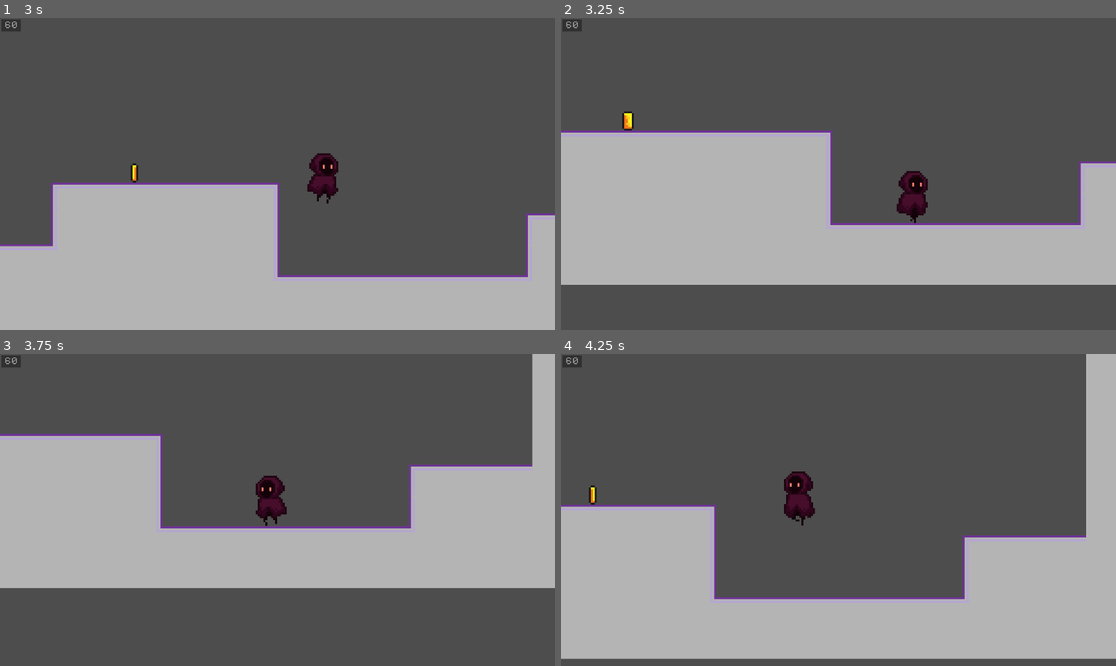
Above: before the commit, frames 1-4 (two rows, left to right).
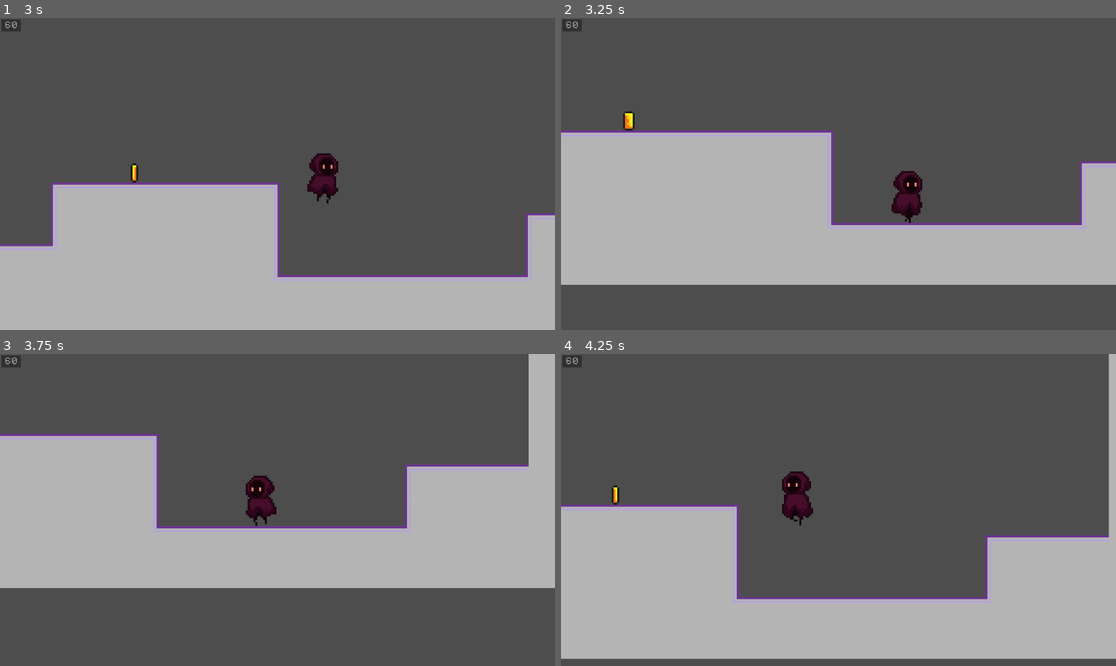
Above: after the commit, the same moments.

Repository: SuperDuperOrganisationsname/gmtk2024
Game: Godot game, scene res://scenes/game.tscn
Two runs of this game, one before a commit and one after it. Both use one fixed random seed, a clock stepped at 60 frames per second and the inputs below.
Inputs:
- Up to frame 1 (3 s): hold D (move_right) 0.53-1.28 s; hold H (shrink) 0.53-1.28 s; tap Space (jump) at 0.77, 1.52 s; tap L (strech) at 0.8, 1.35 s; hold A (move_left) 1.28-2.03 s; tap / (swap_stretch_mode, bound only before the commit) at 1.55, 2.1 s; hold D (move_right) from 2.03 s (still down); tap R (toggle_stretch_item, bound only before the commit) at 2.3, 2.85 s
- Up to frame 2 (3.25 s): keep holding D (move_right); tap Space (jump) at 3.02 s; tap U (undo_stretch, bound only before the commit) at 3.05 s
- Up to frame 3 (3.75 s): release D (move_right) at 3.53 s; hold A (move_left) from 3.53 s (still down); hold H (shrink) from 3.53 s (still down); tap U (undo_stretch, bound only before the commit) at 3.6 s
- Up to frame 4 (4.25 s): keep holding A (move_left); keep holding H (shrink); tap Space (jump) at 3.77 s

Frame 1 is identical in both runs. In frame 2, 0.9% of the frame differs, in the area x 11-95%, y 29-68%; in frame 3, 1.6%; in frame 4, 5.3%, in the area x 5-99%, y 0-80%.

Commit message:
documented scaling + rename stretching into scaling

Diff:
--- a/project.godot
+++ b/project.godot
@@ -52,17 +52,17 @@
 "events": [Object(InputEventKey,"resource_local_to_scene":false,"resource_name":"","device":-1,"window_id":0,"alt_press …(192 unchanged characters)…
 ]
 }
-swap_stretch_mode={
+swap_scale_mode={
 "deadzone": 0.5,
 "events": [Object(InputEventKey,"resource_local_to_scene":false,"resource_name":"","device":-1,"window_id":0,"alt_press …(191 unchanged characters)…
 ]
 }
-undo_stretch={
+undo_scale={
 "deadzone": 0.5,
 "events": [Object(InputEventKey,"resource_local_to_scene":false,"resource_name":"","device":-1,"window_id":0,"alt_press …(192 unchanged characters)…
 ]
 }
-toggle_stretch_item={
+toggle_scale_item={
 "deadzone": 0.5,
 "events": [Object(InputEventKey,"resource_local_to_scene":false,"resource_name":"","device":-1,"window_id":0,"alt_press …(192 unchanged characters)…
 ]
--- a/scenes/game.tscn
+++ b/scenes/game.tscn
@@ -3,7 +3,7 @@
 [ext_resource type="PackedScene" uid="uid://cgyokykjdnk07" path="res://scenes/ui.tscn" id="1_88vku"]
 [ext_resource type="PackedScene" uid="uid://6j8yqwaj8xar" path="res://scenes/player.tscn" id="1_voq50"]
 [ext_resource type="Texture2D" uid="uid://bepq6xr6mulqc" path="res://assets/sprites/mini_tile_sketch.png" id="3_n7hft"]
-[ext_resource type="PackedScene" uid="uid://b5gm1h3t1vcbt" path="res://scenes/stretchy_tilemap.tscn" id="3_yt2vt"]
+[ext_resource type="PackedScene" uid="uid://b5gm1h3t1vcbt" path="res://scenes/scaling_tilemap.tscn" id="3_yt2vt"]
 [ext_resource type="Texture2D" uid="uid://cq0a74krvu0tn" path="res://assets/sprites/coin.png" id="5_nmd61"]
 [ext_resource type="PackedScene" uid="uid://b2irioi3olfnc" path="res://scenes/enemies/enemy.tscn" id="6_20o2s"]
 
@@ -143,10 +143,10 @@
 autoplay = "default"
 frame_progress = 0.30893
 
-[node name="StretchyTilemap" parent="." node_paths=PackedStringArray("main_tilemap", "stretch_center", "player_pos") instance=ExtResource("3_yt2vt")]
+[node name="ScalingTilemap" parent="." node_paths=PackedStringArray("main_tilemap", "scale_center", "player") instance=ExtResource("3_yt2vt")]
 main_tilemap = NodePath("../TileMap")
-stretch_center = NodePath("../IntervalCenter")
-player_pos = NodePath("../Player")
+scale_center = NodePath("../IntervalCenter")
+player = NodePath("../Player")
 
 [node name="Enemy" parent="." instance=ExtResource("6_20o2s")]
 position = Vector2(-157, 44)
--- a/scenes/stretchy_tilemap.tscn
+++ b/scenes/scaling_tilemap.tscn
@@ -1,8 +1,8 @@
 [gd_scene load_steps=2 format=3 uid="uid://b5gm1h3t1vcbt"]
 
-[ext_resource type="Script" path="res://scripts/stretchy_tilemap.gd" id="1_5trgv"]
+[ext_resource type="Script" path="res://scripts/scaling_tilemap.gd" id="1_5trgv"]
 
-[node name="StretchyTilemap" type="Node2D"]
+[node name="ScalingTilemap" type="Node2D"]
 script = ExtResource("1_5trgv")
 
 [node name="LeftTileMap" type="TileMapLayer" parent="."]
--- /dev/null
+++ b/scripts/scaling_tilemap.gd
@@ -0,0 +1,313 @@
+extends Node2D
+
+# ---------- Export-Variables ---------- #
+
+# The TileMap: will be copied and disabled
+@export var main_tilemap: TileMapLayer
+
+# Intervals are scaled around this object(-position)
+@export var scale_center: Node2D
+
+# The player character
+@export var player: CharacterBody2D
+
+
+# ------------ Child-Nodes ------------- #
+
+# Tilemap left of the stretching
+@onready var left_tilemap: TileMapLayer = $LeftTileMap
+
+# Tilemap right of the stretching
+@onready var right_tilemap: TileMapLayer = $RightTileMap
+
+# The stretched tilemap: if no stretch is applied, this is the main one
+@onready var middle_tilemap: TileMapLayer = $MiddleTileMap
+
+
+# ------------- Constants -------------- #
+
+# Tilesize of a single tile
+const TILE_SIZE: int = 16
+
+# Speed for scaling (times delta_time)
+const SCALE_SPEED: float = 3.0
+
+# Upper bound for stretching
+const MAX_SCALE: float = 2.5
+
+# If stretch is near 1, round it to 1
+const ROUND_THRESHOLD: float = 0.04
+
+# Speed of undoing a stretch
+const UNDO_SPEED: float = 3.0
+
+
+# ----------- Helper-Structs ---------- #
+
+# A scaling is defined as an interval at pos with radius size and a scale
+class Scaling:
+	var size: int
+	var pos: int
+	var scale: float
+
+# A scaling can be anchored left, right, or in the middle
+enum ScaleType {
+	LEFT,
+	MIDDLE,
+	RIGHT,
+}
+
+# Important position states of the last frame:
+# - in which tilemap was the player
+# - waht are the offsets of all three tilemaps
+# - scaled distance from scale_center to player
+# - scaling of last frame
+class LastPosState:
+	var tilemap: int
+	var offsets: Vector3
+	var cent_dist: float
+	var scale: float
+
+
+# -------- TileSet-Information -------- #
+
+# The main TileSet
+var tileset: TileSet
+
+# Source-ID of the TileSet
+var source: int
+
+# Coordinates of all tiles to be rendered
+var tile_coords: Array[Vector2i]
+
+# Coordinates in Atlas of all tiles to be rendered (same order as in tile_coords)
+var tiles_atlas: Array[Vector2i]
+
+
+# -------- Scaling-Variables --------- #
+
+# Is the interval centered at the player at the moment
+var scale_item_at_player: bool = true
+
+# Current scale
+var scaling: Scaling
+
+# Current scale-type
+var scale_type: ScaleType = ScaleType.MIDDLE
+
+# Is the scaling currently increasing/decreasing?
+var increase_scale: bool = false
+var decrease_scale: bool = false
+
+# Is the scaling curently undoing?
+var is_undoing: bool = false
+
+# State of last frame
+var last_state: LastPosState
+
+# Called when the node enters the scene tree for the first time.
+func _ready():
+	# Copy TileSet-Data and disable original TileMap
+	tileset = main_tilemap.get_tile_set()
+	source = tileset.get_source_id(0)
+	tile_coords = main_tilemap.get_used_cells()
+	tiles_atlas.assign(tile_coords.map(func(coord): return main_tilemap.get_cell_atlas_coords(coord)))
+
+	left_tilemap.set_tile_set(tileset)
+	right_tilemap.set_tile_set(tileset)
+	middle_tilemap.set_tile_set(tileset)
+
+	main_tilemap.enabled = false
+
+	# Instantiate Scaling
+	scaling  = Scaling.new()
+	scaling.size = 3
+	scaling.pos = 0
+	scaling.scale = 1
+
+	# Instantiate LastFrame-Data
+	last_state = LastPosState.new()
+	last_state.cent_dist = player.position.x - scale_center.position.x
+	last_state.tilemap = 1
+	last_state.offsets = Vector3(0, 0, 0)
+	last_state.scale = scaling.scale
+
+# Input-Handling
+func _input(_event):
+	# Increase/Decrease scaling
+	increase_scale = Input.is_action_pressed("strech")
+	decrease_scale = Input.is_action_pressed("shrink")
+
+	# Swap ScaleType
+	if Input.is_action_just_pressed("swap_scale_mode") and scaling.scale == 1:
+		match scale_type:
+			ScaleType.LEFT:
+				scale_type = ScaleType.RIGHT
+			ScaleType.RIGHT:
+				scale_type = ScaleType.MIDDLE
+			ScaleType.MIDDLE:
+				scale_type = ScaleType.LEFT
+
+	# Undo scaling
+	if Input.is_action_just_pressed("undo_scale"):
+		is_undoing = true
+
+	# Get/Drop interval-marker
+	if Input.is_action_just_pressed("toggle_scale_item"):
+		scale_item_at_player = !scale_item_at_player
+
+# Called every frame. 'delta' is the elapsed time since the previous frame.
+func _process(delta):
+	# Compute new scales and positions
+	update_item_position()
+	scale(delta)
+	set_offsets_and_scale()
+
+	# Redraw map
+	reset_tilemaps()
+	draw_tilemaps()
+
+	# Update player position
+	force_player_pos_update()
+
+	# Store data
+	store_last_state()
+
+
+# ------ Update Scaling/Positions -------- #
+
+# Update position of interval-marker
+func update_item_position():
+	if scaling.scale != 1:
+		scale_item_at_player = false
+
+	if scale_item_at_player:
+		scale_center.visible = false
+		var player_pos_int = player.position as Vector2i
+		scale_center.position.x = (player_pos_int.x / TILE_SIZE) as int * TILE_SIZE + TILE_SIZE * 0.5
+		scale_center.position.y = player_pos_int.y
+	else:
+		scale_center.visible = true
+	var pos = scale_center.position.x / 16 as int
+
+	match scale_type:
+		ScaleType.LEFT:
+			scaling.pos = pos + scaling.size
+		ScaleType.RIGHT:
+			scaling.pos = pos - scaling.size
+		ScaleType.MIDDLE:
+			scaling.pos = pos
+
+
+
+# Process scaling
+func scale(delta):
+	if is_undoing:
+		undo_scaling(delta)
+	else:
+		update_scaling(delta)
+	if scaling.scale > 1 - ROUND_THRESHOLD and scaling.scale < 1 + ROUND_THRESHOLD:
+		scaling.scale = 1
+
+# Undo scaling
+func undo_scaling(delta):
+	if scaling.scale == 1:
+		is_undoing = false
+	else:
+		if scaling.scale > 1:
+			scaling.scale -= delta * UNDO_SPEED
+		else:
+			scaling.scale += delta * UNDO_SPEED
+
+
+# Update scaling depending on input
+func update_scaling(delta):
+	scaling.scale += (increase_scale as int - (decrease_scale as int)) * delta * SCALE_SPEED
+	scaling.scale = clamp(scaling.scale, 0, MAX_SCALE)
+
+
+# Compute and update offsets of all tilemaps
+func set_offsets_and_scale():
+	middle_tilemap.scale.x = scaling.scale
+	match scale_type:
+		ScaleType.LEFT:
+			left_tilemap.position.x = 0
+			middle_tilemap.position.x = TILE_SIZE * (1 - scaling.scale) * (scaling.pos - scaling.size)
+			right_tilemap.position.x = TILE_SIZE * (2 * scaling.size + 1) * (scaling.scale - 1)
+		ScaleType.RIGHT:
+			left_tilemap.position.x = TILE_SIZE * (2 * scaling.size + 1) * (1 - scaling.scale)
+			middle_tilemap.position.x = TILE_SIZE * (1 - scaling.scale) * (scaling.pos + scaling.size + 1)
+			right_tilemap.position.x = 0
+		ScaleType.MIDDLE:
+			left_tilemap.position.x = TILE_SIZE * (scaling.size + 0.5) * (1 - scaling.scale)
+			middle_tilemap.position.x = TILE_SIZE * (1 - scaling.scale) * (scaling.pos + 0.5)
+			right_tilemap.position.x = TILE_SIZE * (scaling.size + 0.5) * (scaling.scale - 1)
+
+
+# ---------- Redraw Map ---------- #
+
+# Clears all tilemaps
+func reset_tilemaps():
+	for coord in tile_coords:
+		left_tilemap.erase_cell(coord)
+		right_tilemap.erase_cell(coord)
+		middle_tilemap.erase_cell(coord)
+
+# Redraws all tilemaps (needed because we switch between maps when scaling)
+func draw_tilemaps():
+	# Interval for middle tilemap
+	var int_beg = scaling.pos - scaling.size
+	var int_end = scaling.pos + scaling.size
+
+	for i in tile_coords.size():
+		var coord = tile_coords[i]
+		var atlas = tiles_atlas[i]
+
+		if coord.x < int_beg:
+			left_tilemap.set_cell(coord, source, atlas)
+		elif coord.x > int_end:
+			right_tilemap.set_cell(coord, source, atlas)
+		else:
+			middle_tilemap.set_cell(coord, source, atlas)
+
+
+
+# ---------- Update Player ---------- #
+
+# Updates the player position if the map was scaled and the player thus moved
+func force_player_pos_update():
+	var tilemap = compute_tilemap()
+	if last_state.tilemap != tilemap or !player.is_on_floor():
+		return
+
+	if tilemap == 0:
+		player.position.x += left_tilemap.position.x - last_state.offsets.x
+	elif tilemap == 2:
+		player.position.x += right_tilemap.position.x - last_state.offsets.z
+	elif last_state.scale != scaling.scale:
+		player.position.x += last_state.cent_dist * scaling.scale + scale_center.position.x - player.position.x
+
+
+# ----------- Store Data ---------- #
+
+# Stores the current frame data
+func store_last_state():
+	last_state.tilemap = compute_tilemap()
+	last_state.cent_dist = (player.position.x - scale_center.position.x) / scaling.scale
+	last_state.scale = scaling.scale
+	last_state.offsets = Vector3(left_tilemap.position.x, middle_tilemap.position.x, right_tilemap.position.x)
+
+# Compute in which tilemap the player is
+func compute_tilemap() -> int:
+	var int_beg = scaling.pos - scaling.size
+	var int_end = scaling.pos + scaling.size + 1
+
+	var left_pos = left_tilemap.position.x + TILE_SIZE * int_beg
+	var right_pos = right_tilemap.position.x + TILE_SIZE * int_end
+
+	if player.position.x < left_pos:
+		return 0
+	elif player.position.x < right_pos:
+		return 1
+	else:
+		return 2
--- a/scripts/stretchy_tilemap.gd
+++ /dev/null
@@ -1,234 +0,0 @@
-extends Node2D
-
-const TILE_SIZE: int = 16
-const STRETCH_SPEED: float = 3.0
-
-@export var main_tilemap: TileMapLayer
-@export var stretch_center: AnimatedSprite2D
-@export var player_pos: CharacterBody2D
-
-var tileset: TileSet
-var source: int
-
-# Tilemap left of the stretching
-@onready var left_tilemap: TileMapLayer = $LeftTileMap
-# Tilemap right of the stretching
-@onready var right_tilemap: TileMapLayer = $RightTileMap
-# The stretched tilemap: if no stretch is applied, this is the main one
-@onready var middle_tilemap: TileMapLayer = $MiddleTileMap
-
-var tile_coords: Array[Vector2i]
-var tiles_atlas: Array[Vector2i]
-
-var stretch_item_at_player: bool = true
-
-class Stretch:
-	var size: int
-	var pos: int
-	var scale: float
-
-enum StretchType {
-	LEFT,
-	MIDDLE,
-	RIGHT,
-}
-
-class LastPosState:
-	var tilemap: int
-	var cent_dist: float
-	var scale: float
-	var offsets: Vector3
-
-var last_state: LastPosState
-
-var x_stretch: Stretch
-var stretch_type: StretchType = StretchType.MIDDLE
-
-const MAX_SCALE: float = 2.5
-const ROUND_THRESHOLD: float = 0.04
-var x_scale: float = 1
-var increase_scale: bool = false
-var decrease_scale: bool = false
-
-const UNDO_SPEED: float = 1.0
-const MAX_UNDO_STEP: float = 1.0
-var is_undoing: bool = false
-var undo_timer: float = 0
-
-# Called when the node enters the scene tree for the first time.
-func _ready():
-	tileset = main_tilemap.get_tile_set()
-	source = tileset.get_source_id(0)
-	tile_coords = main_tilemap.get_used_cells()
-	tiles_atlas.assign(tile_coords.map(get_atlas_coord))
-
-	left_tilemap.set_tile_set(tileset)
-	right_tilemap.set_tile_set(tileset)
-	middle_tilemap.set_tile_set(tileset)
-
-	main_tilemap.enabled = false
-
-	x_stretch  = Stretch.new()
-	x_stretch.size = 3
-	x_stretch.pos = 0
-	x_stretch.scale = 1
-
-	last_state = LastPosState.new()
-	last_state.cent_dist = player_pos.position.x - stretch_center.position.x
-	last_state.tilemap = 1
-	last_state.offsets = Vector3(0, 0, 0)
-	last_state.scale = x_stretch.scale
-
-
-func get_atlas_coord(coord) -> Vector2i:
-	return main_tilemap.get_cell_atlas_coords(coord)
-
-func _input(event):
-	increase_scale = Input.is_action_pressed("strech")
-	decrease_scale = Input.is_action_pressed("shrink")
-
-	if Input.is_action_just_pressed("swap_stretch_mode") and x_scale == 1:
-		match stretch_type:
-			StretchType.LEFT:
-				stretch_type = StretchType.RIGHT
-			StretchType.RIGHT:
-				stretch_type = StretchType.MIDDLE
-			StretchType.MIDDLE:
-				stretch_type = StretchType.LEFT
-
-	if Input.is_action_just_pressed("undo_stretch"):
-		is_undoing = true
-		undo_timer = 0
-
-	if Input.is_action_just_pressed("toggle_stretch_item"):
-		stretch_item_at_player = !stretch_item_at_player
-
-# Called every frame. 'delta' is the elapsed time since the previous frame.
-func _process(delta):
-	update_item_position()
-	if is_undoing:
-		do_undo_step(delta)
-	else:
-		process_stretch_input(delta)
-	if x_scale > 1 - ROUND_THRESHOLD and x_scale < 1 + ROUND_THRESHOLD:
-		x_scale = 1
-	x_stretch.scale = x_scale
-
-	reset_tilemaps()
-	draw_tilemaps()
-	set_offsets_and_scale()
-	force_player_pos_update()
-	update_last_state()
-
-func force_player_pos_update():
-	var tilemap = compute_tilemap()
-	if last_state.tilemap != tilemap or !player_pos.is_on_floor():
-		return
-
-	if tilemap == 0:
-		player_pos.position.x += left_tilemap.position.x - last_state.offsets.x
-	elif tilemap == 2:
-		player_pos.position.x += right_tilemap.position.x - last_state.offsets.z
-	elif last_state.scale != x_stretch.scale:
-		player_pos.position.x += last_state.cent_dist * x_stretch.scale + stretch_center.position.x - player_pos.position.x
-
-func update_last_state():
-	last_state.tilemap = compute_tilemap()
-	last_state.cent_dist = (player_pos.position.x - stretch_center.position.x) / x_stretch.scale
-	last_state.scale = x_stretch.scale
-	last_state.offsets = Vector3(left_tilemap.position.x, middle_tilemap.position.x, right_tilemap.position.x)
-
-func compute_tilemap() -> int:
-	var int_beg = x_stretch.pos - x_stretch.size
-	var int_end = x_stretch.pos + x_stretch.size + 1
-
-	var left_pos = left_tilemap.position.x + TILE_SIZE * int_beg
-	var right_pos = right_tilemap.position.x + TILE_SIZE * int_end
-
-	if player_pos.position.x < left_pos:
-		return 0
-	elif player_pos.position.x < right_pos:
-		return 1
-	else:
-		return 2
-
-func update_item_position():
-	if x_scale != 1:
-		stretch_item_at_player = false
-
-	if stretch_item_at_player:
-		stretch_center.visible = false
-		var player_pos_int = player_pos.position as Vector2i
-		stretch_center.position.x = (player_pos_int.x / TILE_SIZE) as int * TILE_SIZE + TILE_SIZE * 0.5
-		stretch_center.position.y = player_pos_int.y
-	else:
-		stretch_center.visible = true
-	var pos = stretch_center.position.x / 16 as int
-
-	match stretch_type:
-		StretchType.LEFT:
-			x_stretch.pos = pos + x_stretch.size
-		StretchType.RIGHT:
-			x_stretch.pos = pos - x_stretch.size
-		StretchType.MIDDLE:
-			x_stretch.pos = pos
-
-
-
-
-func do_undo_step(delta):
-	if x_scale == 1:
-		is_undoing = false
-	else:
-		undo_timer += delta * UNDO_SPEED
-		x_scale = linear_interpolate(x_scale, 1, undo_timer)
-
-func process_stretch_input(delta):
-	x_scale += (increase_scale as int - (decrease_scale as int)) * delta * STRETCH_SPEED
-	x_scale = clamp(x_scale, 0, MAX_SCALE)
-
-func linear_interpolate(x, y, t) -> float:
-	if t < 0:
-		return x
-	if t > 1:
-		return y
-	return x * (1 - t) + y * t
-
-# Clears all tilemaps
-func reset_tilemaps():
-	for coord in tile_coords:
-		left_tilemap.erase_cell(coord)
-		right_tilemap.erase_cell(coord)
-		middle_tilemap.erase_cell(coord)
-
-func draw_tilemaps():
-	var int_beg = x_stretch.pos - x_stretch.size
-	var int_end = x_stretch.pos + x_stretch.size
-
-	for i in tile_coords.size():
-		var coord = tile_coords[i]
-		var atlas = tiles_atlas[i]
-
-		if coord.x < int_beg:
-			left_tilemap.set_cell(coord, source, atlas)
-		elif coord.x > int_end:
-			right_tilemap.set_cell(coord, source, atlas)
-		else:
-			middle_tilemap.set_cell(coord, source, atlas)
-
-
-func set_offsets_and_scale():
-	middle_tilemap.scale.x = x_stretch.scale
-	match stretch_type:
-		StretchType.LEFT:
-			left_tilemap.position.x = 0
-			middle_tilemap.position.x = TILE_SIZE * (1 - x_stretch.scale) * (x_stretch.pos - x_stretch.size)
-			right_tilemap.position.x = TILE_SIZE * (2 * x_stretch.size + 1) * (x_stretch.scale - 1)
-		StretchType.RIGHT:
-			left_tilemap.position.x = TILE_SIZE * (2 * x_stretch.size + 1) * (1 - x_stretch.scale)
-			middle_tilemap.position.x = TILE_SIZE * (1 - x_stretch.scale) * (x_stretch.pos + x_stretch.size + 1)
-			right_tilemap.position.x = 0
-		StretchType.MIDDLE:
-			left_tilemap.position.x = TILE_SIZE * (x_stretch.size + 0.5) * (1 - x_stretch.scale)
-			middle_tilemap.position.x = TILE_SIZE * (1 - x_stretch.scale) * (x_stretch.pos + 0.5)
-			right_tilemap.position.x = TILE_SIZE * (x_stretch.size + 0.5) * (x_stretch.scale - 1)
